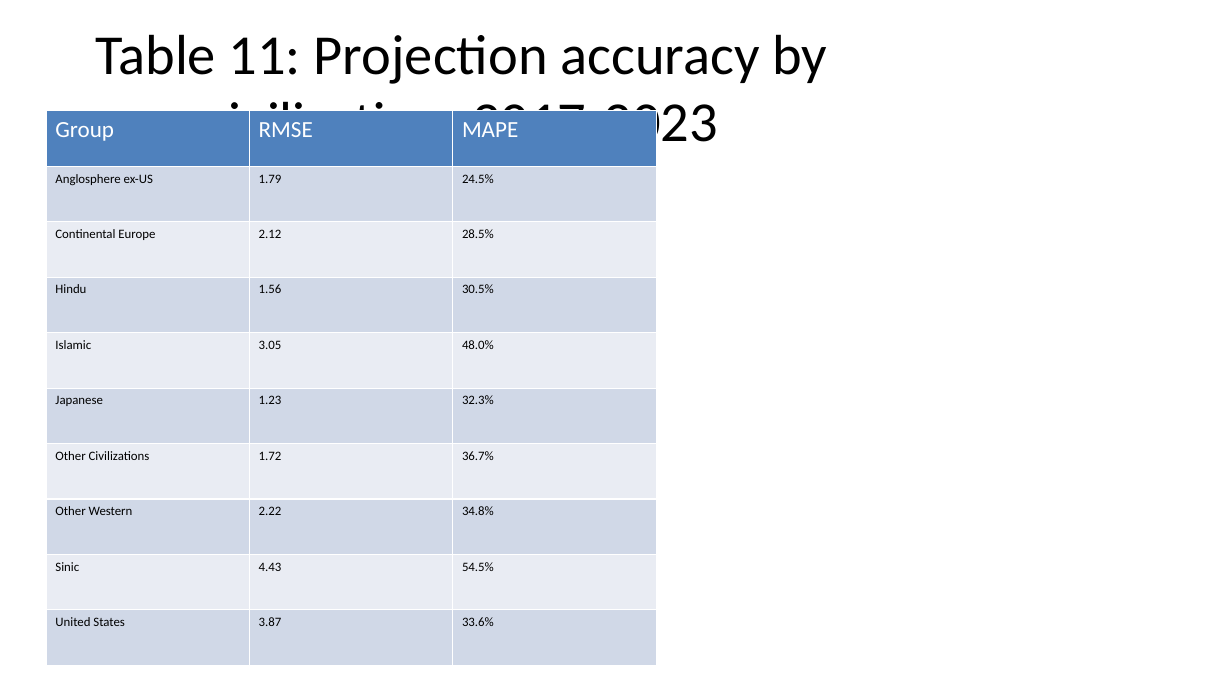
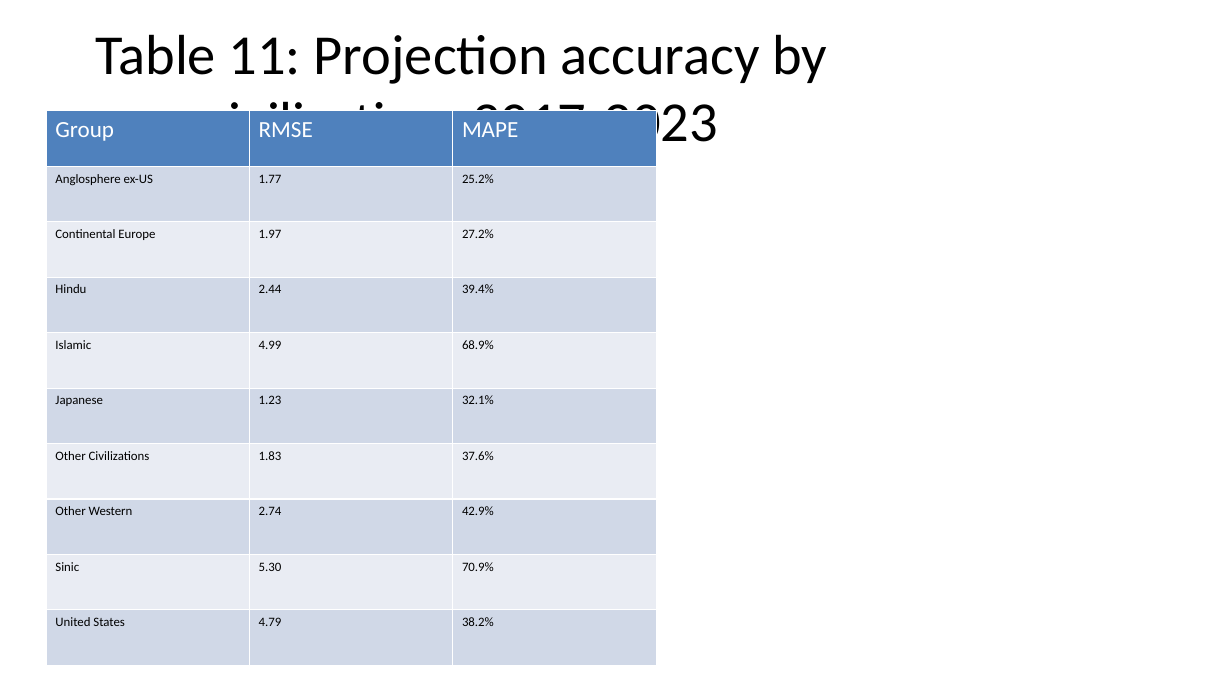
Before and after one commit to bougtoir/medical-accident-its-analysis, a slide deck: slide 21 of researcher_mobility_ode/docs/manuscript_full_article_figures.pptx. Drawn at 1232x693 pixels with LibreOffice and Linux fonts; fonts in the diff are those of the drawing. Boxes give left, top, right and bottom in pixels: in the first picture for what was removed or moved away, otherwise in the second. Text is boxed around its words. In the diff, an @@ line names an element or a change of style, - is before the commit and + after.

```diff
--- a/researcher_mobility_ode/docs/manuscript_full_article_figures.pptx
+++ b/researcher_mobility_ode/docs/manuscript_full_article_figures.pptx
@@ table at (46,111,656,665) @@
-row 2, column 2: 1.79
+row 2, column 2: 1.77
-row 2, column 3: 24.5%
+row 2, column 3: 25.2%
-row 3, column 2: 2.12
+row 3, column 2: 1.97
-row 3, column 3: 28.5%
+row 3, column 3: 27.2%
-row 4, column 2: 1.56
+row 4, column 2: 2.44
-row 4, column 3: 30.5%
+row 4, column 3: 39.4%
-row 5, column 2: 3.05
+row 5, column 2: 4.99
-row 5, column 3: 48.0%
+row 5, column 3: 68.9%
-row 6, column 3: 32.3%
+row 6, column 3: 32.1%
-row 7, column 2: 1.72
+row 7, column 2: 1.83
-row 7, column 3: 36.7%
+row 7, column 3: 37.6%
-row 8, column 2: 2.22
+row 8, column 2: 2.74
-row 8, column 3: 34.8%
+row 8, column 3: 42.9%
-row 9, column 2: 4.43
+row 9, column 2: 5.30
-row 9, column 3: 54.5%
+row 9, column 3: 70.9%
-row 10, column 2: 3.87
+row 10, column 2: 4.79
-row 10, column 3: 33.6%
+row 10, column 3: 38.2%
```
Also in this commit, not shown: 2 other slides changed, 18 other files.
